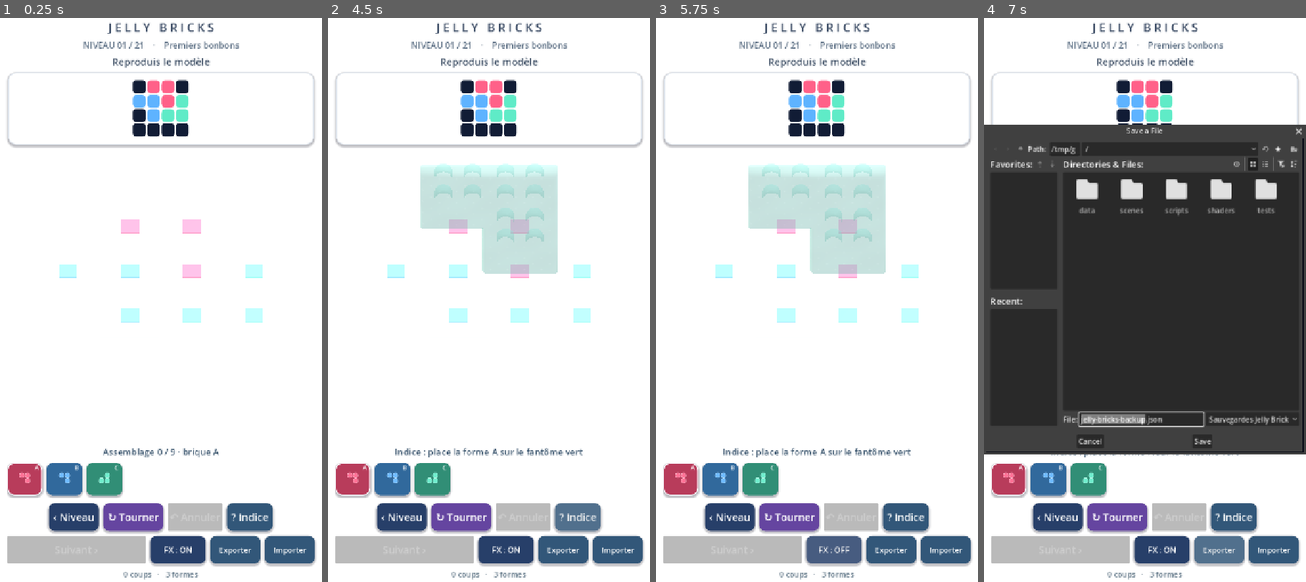
Above: before the commit, frames 1-4 (left to right).
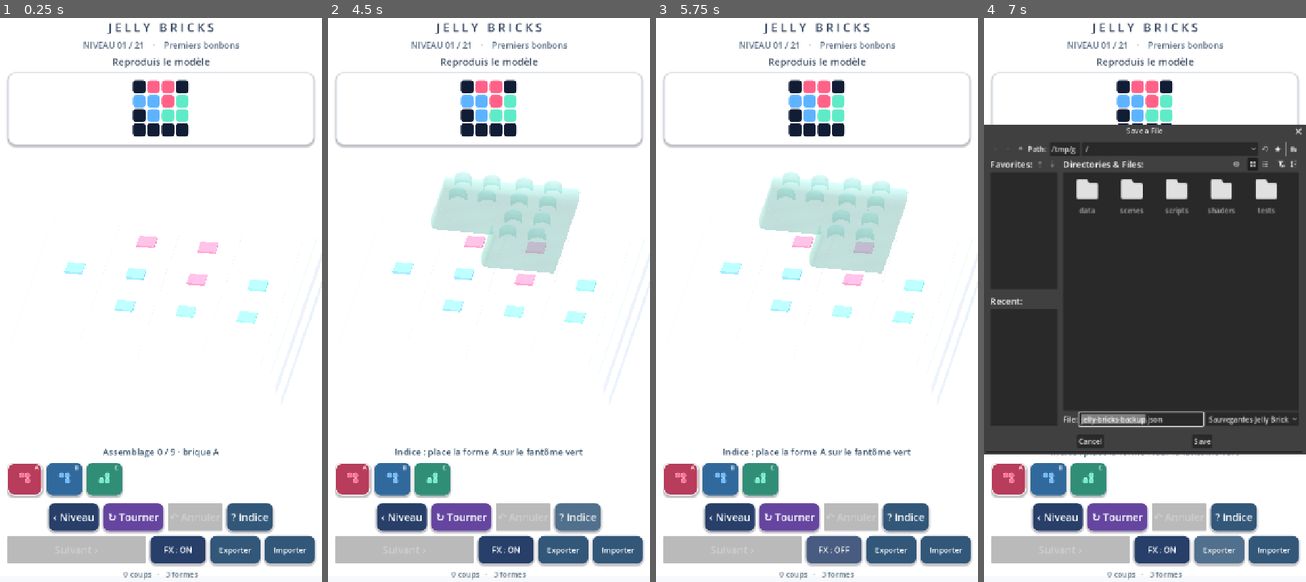
Above: after the commit, the same moments.

Repository: dbrckk/Jelly-bricks
Game: Godot game, scene res://scenes/main.tscn
Same seed, same stepped clock (60 frames per second), same inputs: the game is played once before the commit and once after it.
Inputs (mouse positions are in pixels of both pictures, inside the frame that each line leads up to):
- Up to frame 1 (0.25 s): no input
- Up to frame 2 (4.5 s): click (353, 480) at 0.52 s; click (392, 480) at 1.27 s; click (431, 480) at 2.02 s; click "‹ Niveau" at 2.75 s; click "↻ Tourner" at 3.5 s; click "? Indice" at 4.25 s
- Up to frame 3 (5.75 s): click "FX : ON" at 5 s
- Up to frame 4 (7 s): click "FX : OFF" at 5.75 s; click "Exporter" at 6.5 s

The runs differ from the first frame. In frame 1, 1.8% of the frame differs, in the area x 18-90%, y 35-57%; in frame 2, 4.8%, in the area x 18-90%, y 25-57%; in frame 3, 4.8%; in frame 4, 0.4%.

Commit message:
render(native): reveal 3D side depth with a product angle and saturated jelly alpha

Diff:
--- a/native-godot/scripts/game_root.gd
+++ b/native-godot/scripts/game_root.gd
@@ -710,7 +710,7 @@
     selected_id = String(ids[0]) if not ids.is_empty() else ""
     selected_turns = 0
     camera.size = float(size) * 2.3
-    camera.position = Vector3(0, size * 1.05, size * 1.04)
+    camera.position = Vector3(size * .24, size * .83, size * 1.34)
     camera.look_at(Vector3.ZERO)
     stage_label.text = "NIVEAU %02d / %02d    ·    %s" % [
         current_level + 1, levels.size(), String(level["name"])]
@@ -903,7 +903,7 @@
     material.set_shader_parameter("candy_tint", tint)
     material.set_shader_parameter("detail", 1.0)
     material.set_shader_parameter("sheen", 0.17 if preview else 0.48)
-    material.set_shader_parameter("gel_opacity", 0.38 if preview else 0.84)
+    material.set_shader_parameter("gel_opacity", 0.42 if preview else 0.95)
     if preview:
         material.set_shader_parameter("candy_tint",
             _preview_tint(id, placement, turns))
